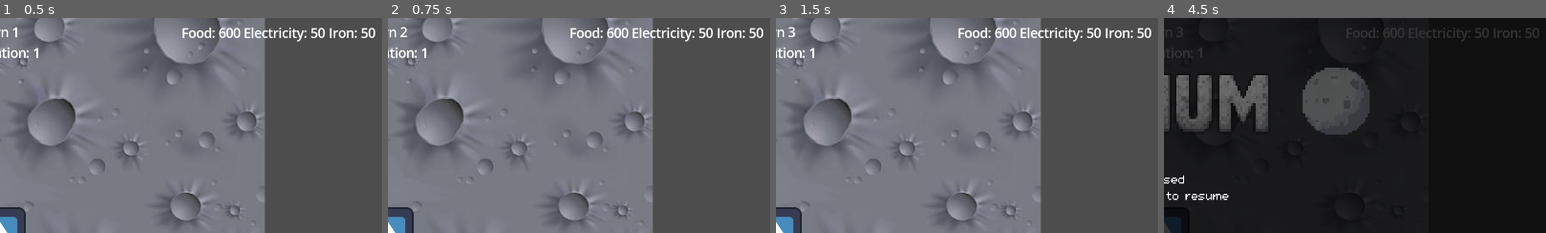
Above: before the commit, frames 1-4 (left to right).
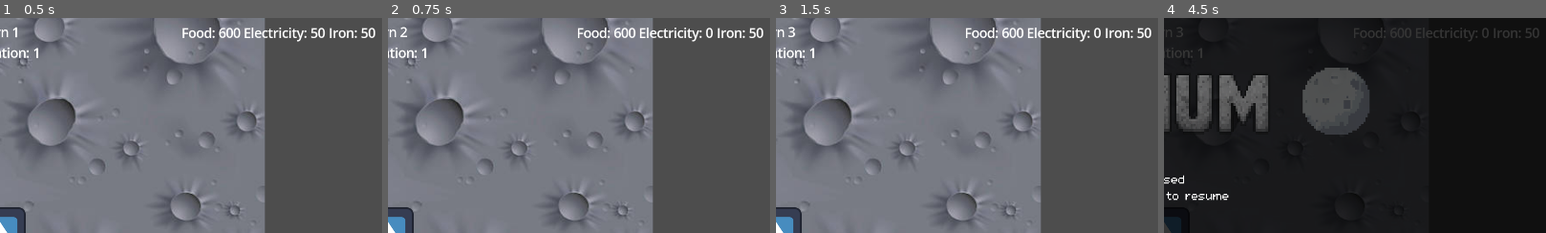
Above: after the commit, the same moments.

Repository: LunariumGame/Lunarium
Game: Godot game, scene res://scenes/world.tscn
Two runs of this game, one before a commit and one after it. Both use one fixed random seed, a clock stepped at 60 frames per second and the inputs below. The engine's default icon, where the game draws it, is replaced by a stand-in: a white triangle on a blue panel in a dark square.
Inputs:
- Up to frame 1 (0.5 s): no input
- Up to frame 2 (0.75 s): click "Next Turn" at 0.5 s
- Up to frame 3 (1.5 s): click "Next Turn" at 1.25 s
- Up to frame 4 (4.5 s): click "Tech" at 2 s; click "Build" at 2.75 s; click "Bots" at 3.5 s; click "Settings" at 4.25 s
The pictures show only the part of the screen within x 50-100%, y 0-50%; the shares and areas given below are measured in that part.

Frame 1 is identical in both runs. In frame 2, 0.9% of the frame differs, in the area x 47-84%, y 4-12%; in frame 3, 0.9%; in frame 4, 0.3%.

Commit message:
Add a new phase for electricity generation

Diff:
--- a/scripts/core/signals.gd
+++ b/scripts/core/signals.gd
@@ -6,6 +6,9 @@
 ## Fires at the end of a turn.
 signal turn_ended(turn_number:int)
 
+## Fires during the electricity generation phase of the inter-turn period
+signal turn_electricity_generation(previous_turn_number:int)
+
 
 ## Emitted when the amount of a resource that the player has is changed.
 signal resource_value_changed(resource:ResourceManager.ResourceType, value:float)
--- a/scripts/managers/game_manager.gd
+++ b/scripts/managers/game_manager.gd
@@ -11,6 +11,11 @@
 func end_turn() -> void:
 	print("Ending turn ", turn)
 	Signals.turn_ended.emit(turn)
+
+	# Handle electricity calculations
+	resource_manager.set_resource(ResourceManager.ResourceType.ELECTRICITY, 0)
+	Signals.turn_electricity_generation.emit(turn)
+
 	turn += 1
 	print("Starting turn ", turn)
 	Signals.turn_started.emit(turn)
